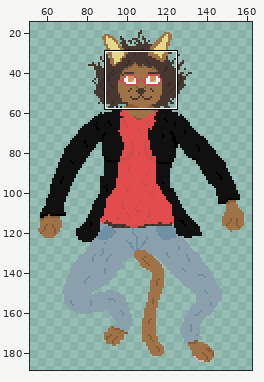
Pixel-art file: Artwork/Mina/MinaFloat.aseprite. The first picture is a wide view before the edit; the outline marks the close-up.
Close-up. Old version:
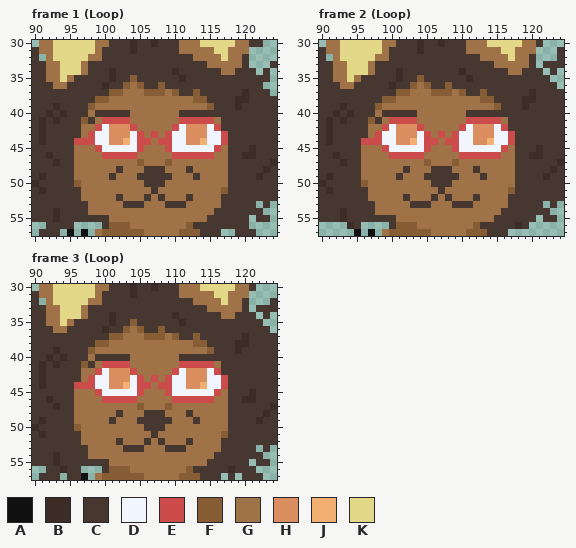
200x200 pixels, 3 frames. Colours within 5 levels of each other are drawn and written as one. Shown: frame 1 (Loop): x 90..124, y 30..57; frame 2 (Loop): x 90..124, y 30..57; frame 3 (Loop): x 90..124, y 30..57. The wide view leaves out empty margins.
Palette (. is transparent): A #111010  B #3b2d26  C #463831  D #f1f5fe  E #cc4c4c  F #875d36  G #9f7247  H #da8e60  J #f1af71  K #e3d888
After:
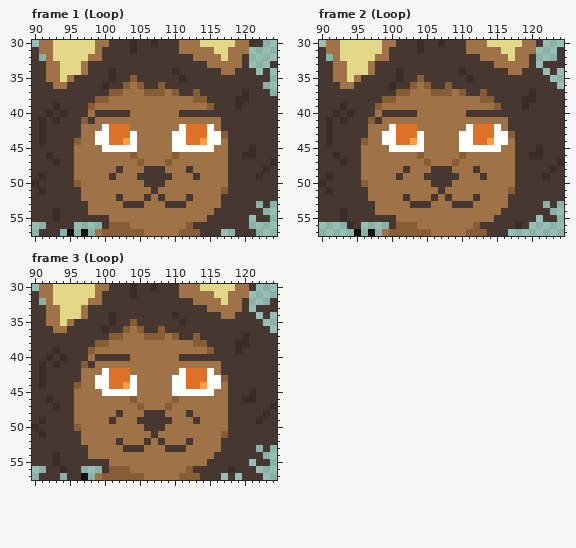
What changed:
layer "Glass" now hidden
layer "GlassGlass" now hidden
@@ palette @@
-D #f1f5fe
+D #ffffff
-H #da8e60
+H #df7126
-J #f1af71
+J #ff9e3e
--- frame 1 (Loop)
@@ x 90..124 @@
 40 CCBCBCCCGCCCCCGGGGGGGCCCCCCCCCCCCCC
-41 CBCBCCCFCGEEEEGGGGGGGEEEEEGCCCCCCCC
-42 CBCCCCCGGEDHHHEGGGGGEDHHHDECCCCCCCC
-43 CBCCCCCGEDDHHHDEGEGEDDHHHDDECCCCCCC
-44 CBCCCCEEEDDHHJDEEGEEDDHHJDDECCCCCCC
-45 CCCCCCGGGEDDDDDEGGGEDDDDDDEGCCCBCCC
-46 CCBCCCGGGGEEEEEGGGGGEEEEEEGGCCBBCCC
+41 CBCBCCCFCGGGGGGGGGGGGGGGGGGCCCCCCCC
+42 CBCCCCCGGGDHHHGGGGGGGDHHHDGCCCCCCCC
+43 CBCCCCCGGDDHHHDGGGGGDDHHHDDFCCCCCCC
+44 CBCCCCFGGDDHHJDGGGGGDDHHJDDGCCCCCCC
+45 CCCCCCGGGGDDDDDGGGGGDDDDDDGGCCCBCCC
+46 CCBCCCGGGGGGGGFGGGGGFGGGGGGGCCBBCCC
 47 CCCBCCGGGGGGGGGFGGGFGGGGGGGGCCCCCCB
--- frame 2 (Loop): the same change as frame 1 (Loop)
--- frame 3 (Loop): the same change as frame 1 (Loop)
